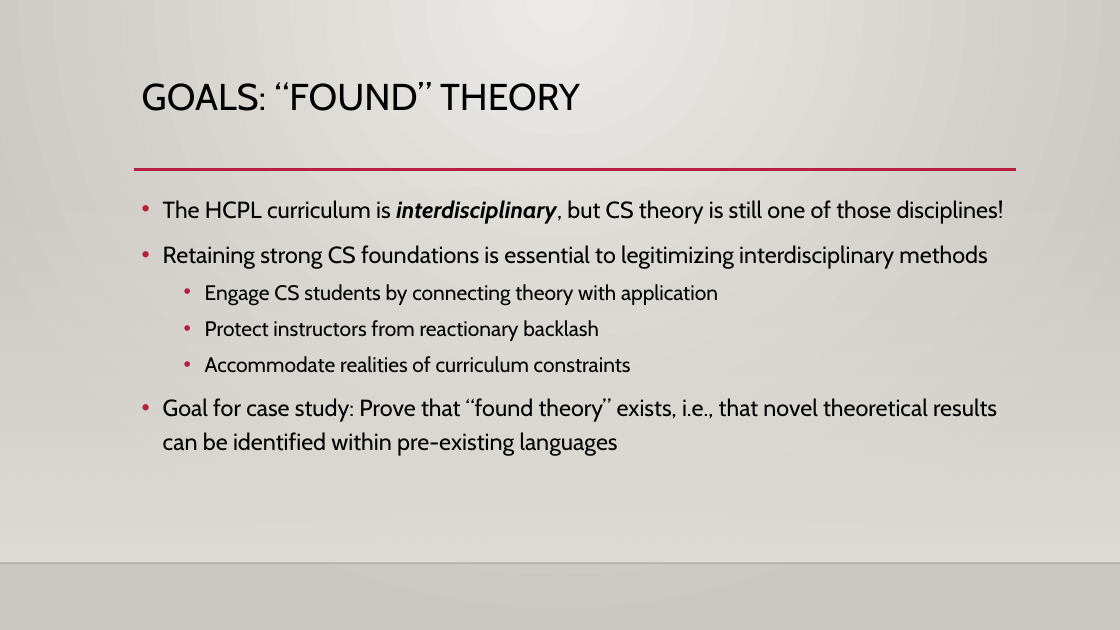
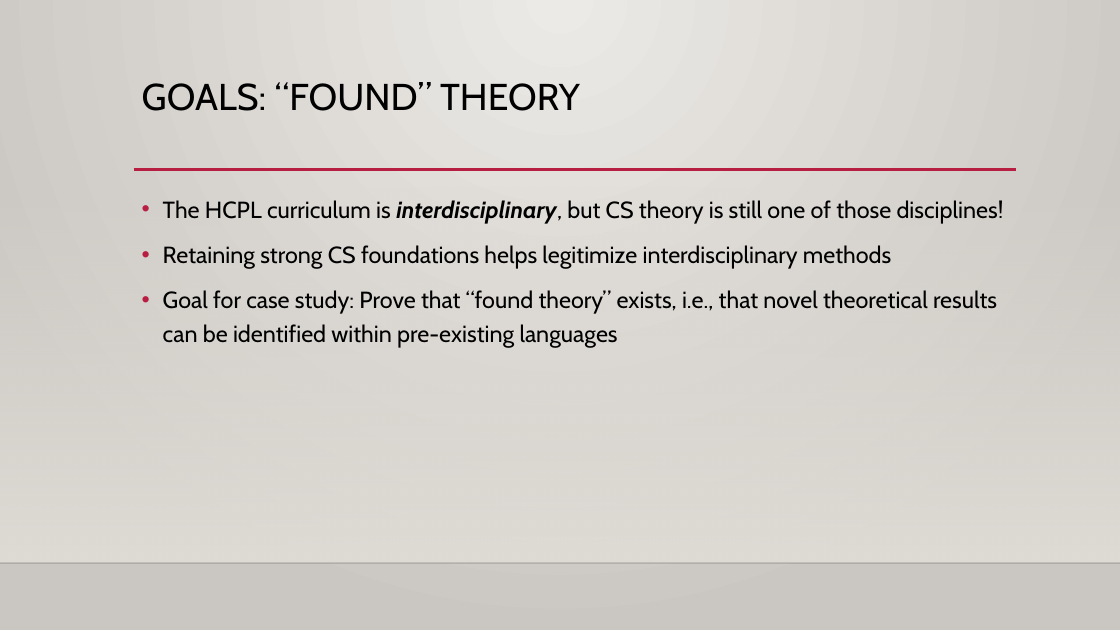
Before and after one commit to rbohrer/pl-course, a slide deck: slide 19 of hcpl/tfpie24.pptx. Drawn at 1120x630 pixels with LibreOffice and Linux fonts; fonts in the diff are those of the drawing; background and template pictures are left out. Boxes give left, top, right and bottom in pixels: in the first picture for what was removed or moved away, otherwise in the second. Text is boxed around its words. In the diff, an @@ line names an element or a change of style, - is before the commit and + after.

```diff
--- a/hcpl/tfpie24.pptx
+++ b/hcpl/tfpie24.pptx
@@ text at [163, 245, 891, 269]: text changed; size 18 to 20 pt @@
-• Retaining strong CS foundations is essential to legitimizing interdisciplinary methods
-  • Engage CS students by connecting theory with application
-  • Protect instructors from reactionary backlash
-  • Accommodate realities of curriculum constraints
+• Retaining strong CS foundations helps legitimize interdisciplinary methods
```
Also in this commit, not shown: 6 other slides changed.
